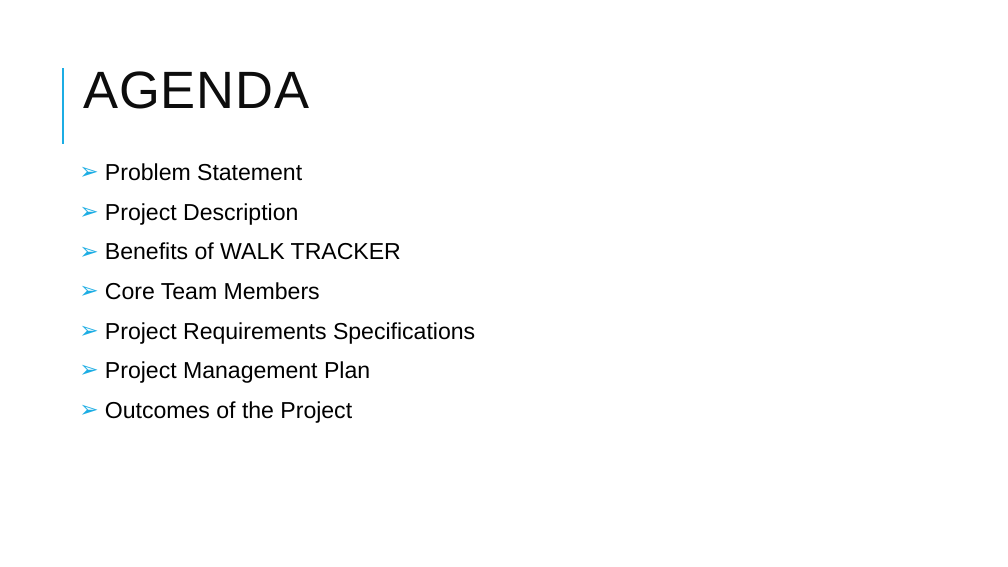
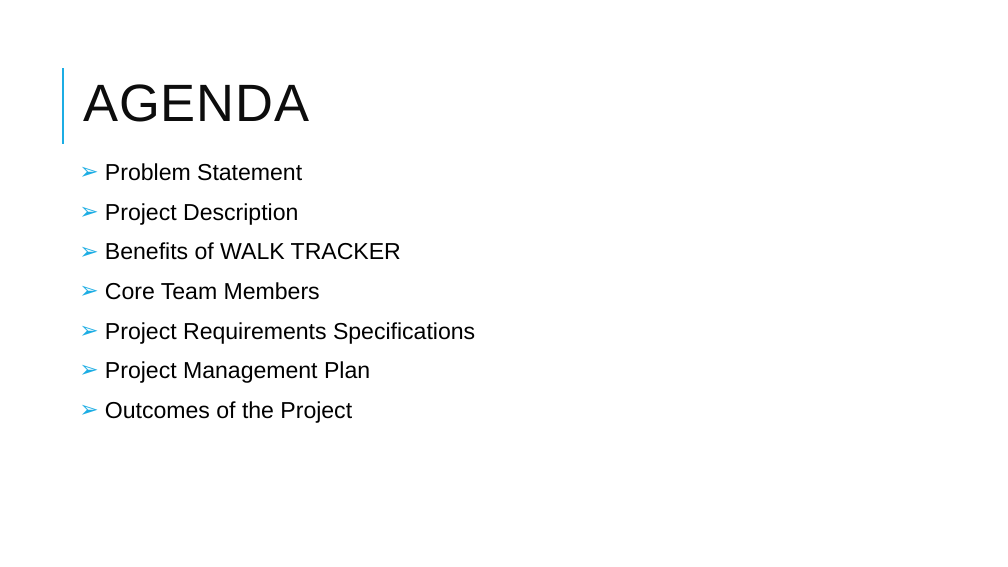
Before and after one commit to RaviTeja444/health-wellness, a slide deck: slide 2 of docs/presentation/Walk_Tracker.pptx. Drawn at 1008x567 pixels with LibreOffice and Linux fonts; fonts in the diff are those of the drawing. Boxes give left, top, right and bottom in pixels: in the first picture for what was removed or moved away, otherwise in the second. Text is boxed around its words. In the diff, an @@ line names an element or a change of style, - is before the commit and + after.

```diff
--- a/docs/presentation/Walk_Tracker.pptx
+++ b/docs/presentation/Walk_Tracker.pptx
@@ title "AGENDA": place and size @@
-title "AGENDA" at (83,71,310,109)
+title "AGENDA" at (83,84,310,122)
```
Also in this commit, not shown: 12 other slides changed, 1 slide added.
